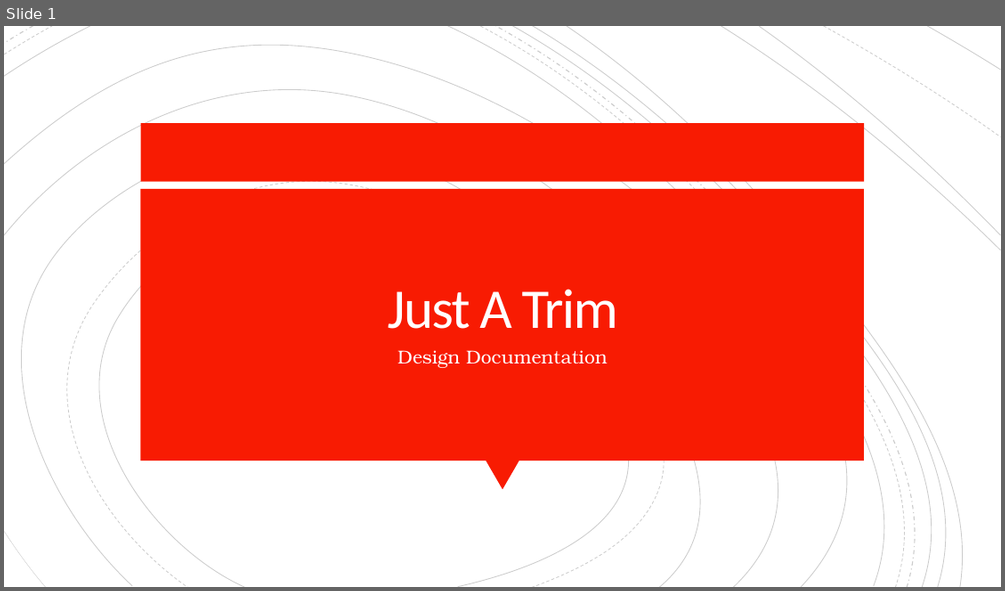
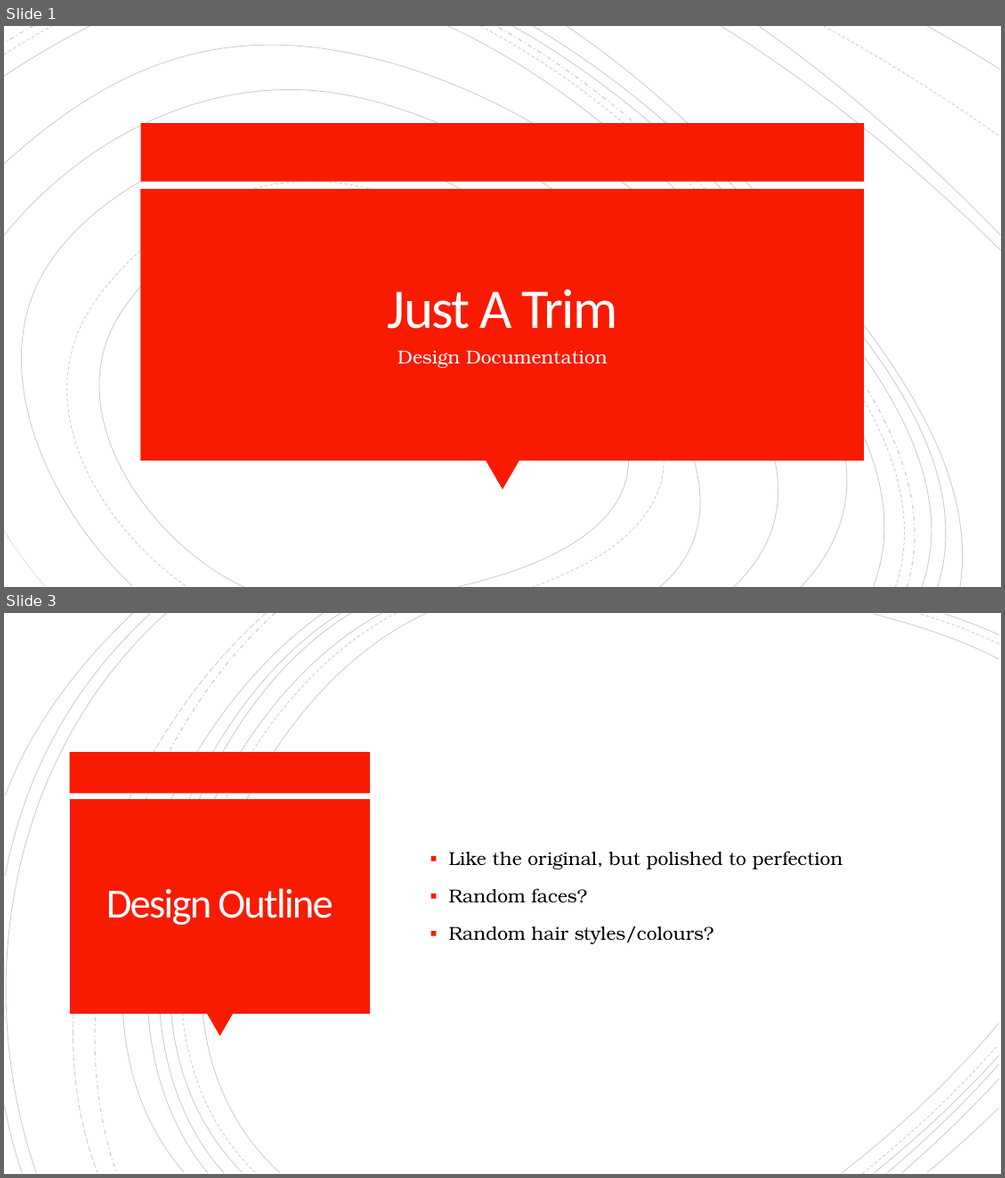
Before and after one commit to JMSams/JAT, a slide deck: Design Stuff/Design Document.pptx. Shown one above the other, each under a label of ours: slide 1 before the commit, slides 1 and 3 after it; the slides between them are not shown. The pictures are 1005x591 and 1005x1178 pixels, drawn with LibreOffice and Linux fonts; fonts in the diff are those of the drawing. Boxes give left, top, right and bottom in pixels: in the first picture for what was removed or moved away, otherwise in the second. Text is boxed around its words. In the diff, an @@ line names an element or a change of style, - is before the commit and + after.

Commit message:
Updated design doc

```diff
--- a/Design Stuff/Design Document.pptx
+++ b/Design Stuff/Design Document.pptx
@@ slide 3 added at box(4, 613, 1001, 1174), background #FFFFFF @@
@@ group added at box(4, 613, 999, 1174): 21 freeform shapes @@
@@ rectangle added at box(70, 752, 371, 793), fill #F81B02 @@
@@ rectangle added at box(70, 799, 370, 1013), fill #F81B02 @@
@@ text added at box(449, 851, 843, 944), 18 pt, text #000000 @@
+▪ Like the original, but polished to perfection
+▪ Random faces?
+▪ Random hair styles/colours?
@@ title added at box(106, 888, 333, 925), 40 pt, text #FFFEFF @@
+Design Outline
@@ triangle added at box(207, 1013, 233, 1037), fill #F81B02 @@
```
Also in this commit, not shown: 1 slide changed, 1 other slide added, 1 other file.
